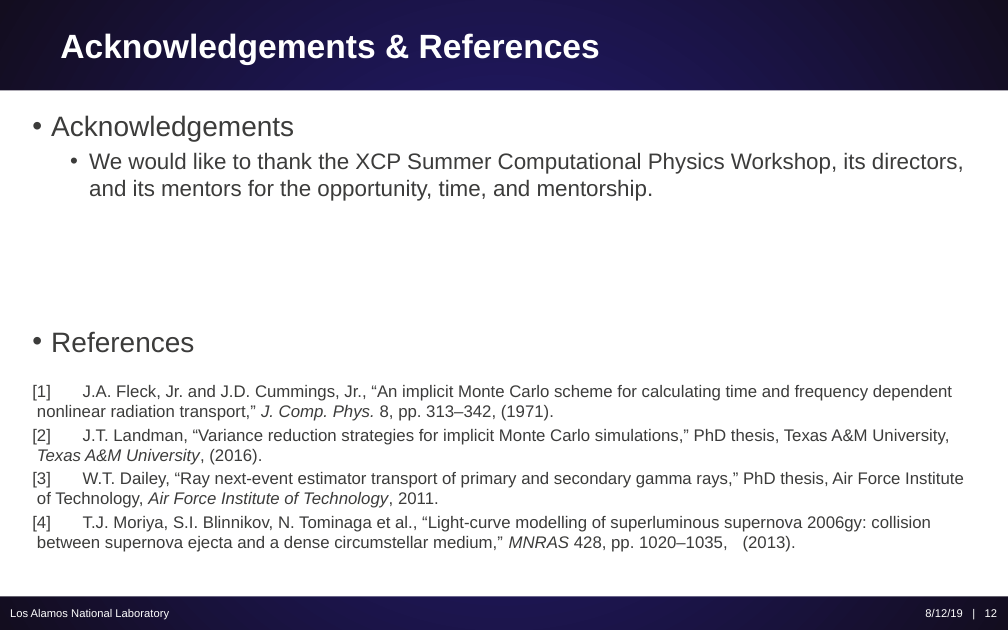
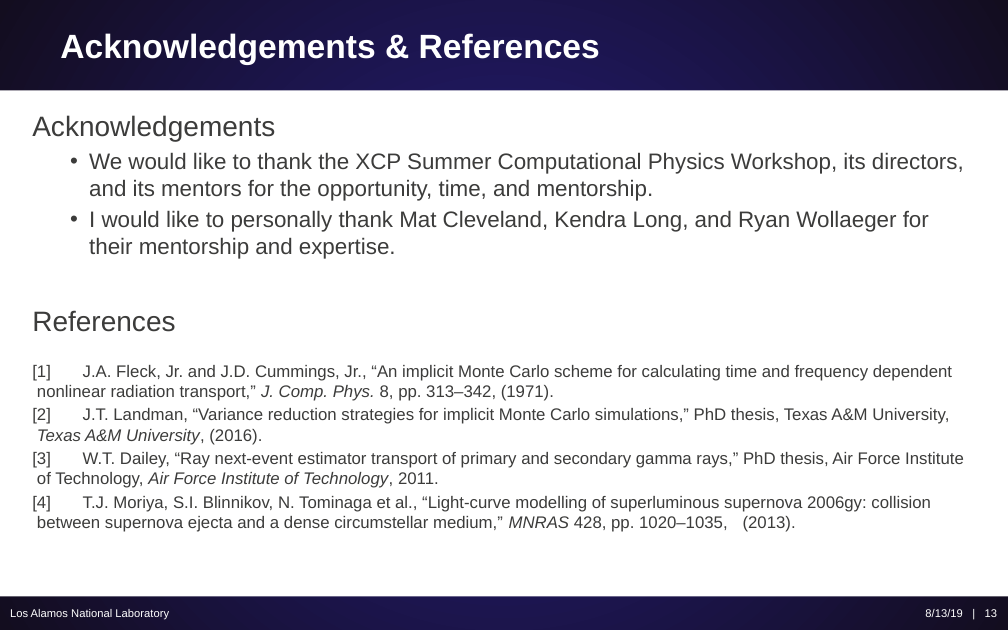
Before and after one commit to ScottCampbellBoise/XCP_Workshop_Report, a slide deck: slide 13 of Poster and Presentation/Campbell_Scott_Variance_Reduction.pptx (slide 12 before the commit). Drawn at 1008x630 pixels with LibreOffice and Linux fonts; fonts in the diff are those of the drawing. Boxes give left, top, right and bottom in pixels: in the first picture for what was removed or moved away, otherwise in the second. Text is boxed around its words. In the diff, an @@ line names an element or a change of style, - is before the commit and + after.

```diff
--- a/Poster and Presentation/Campbell_Scott_Variance_Reduction.pptx
+++ b/Poster and Presentation/Campbell_Scott_Variance_Reduction.pptx
@@ text at bbox=[32, 115, 275, 332]: bullet • to none @@
@@ text at bbox=[89, 210, 929, 259]: paragraph added @@
+    • I would like to personally thank Mat Cleveland, Kendra Long, and Ryan Wollaeger for their mentorship and expertise.
@@ text at bbox=[925, 609, 997, 617]: text changed @@
-8/12/19 | 12
+8/13/19 | 13
```
Also in this commit, not shown: 3 other slides changed, 1 slide added, 13 other files.
